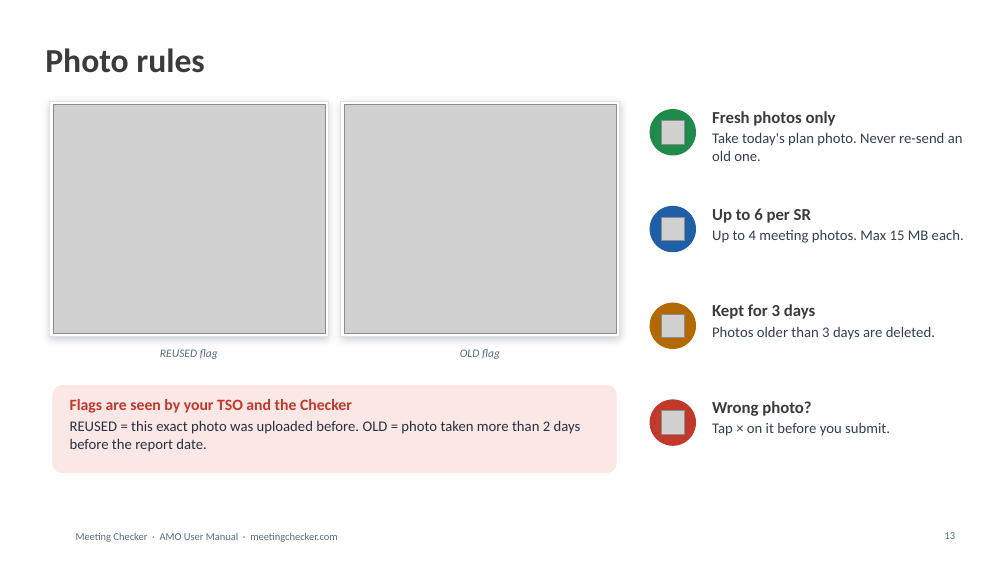
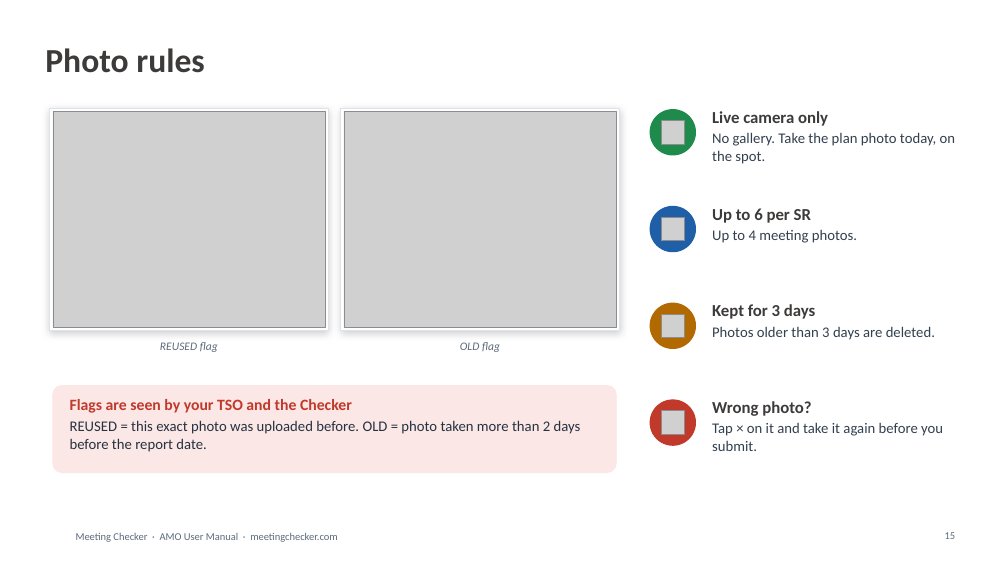
Before and after one commit to asefameerador96-ctrl/Meeting-Checker, a slide deck: slide 15 of docs/user-manuals/Meeting_Checker_AMO_User_Manual.pptx (slide 13 before the commit). Drawn at 1008x567 pixels with LibreOffice and Linux fonts; fonts in the diff are those of the drawing; grey boxes stand for pictures; background and template pictures are left out. Boxes give left, top, right and bottom in pixels: in the first picture for what was removed or moved away, otherwise in the second. Text is boxed around its words. In the diff, an @@ line names an element or a change of style, - is before the commit and + after.

```diff
--- a/docs/user-manuals/Meeting_Checker_AMO_User_Manual.pptx
+++ b/docs/user-manuals/Meeting_Checker_AMO_User_Manual.pptx
@@ rectangle: place and size @@
-rectangle at [50,102,328,337]
+rectangle at [50,108,328,330]
@@ picture: place and size @@
-picture at [53,105,325,334]
+picture at [53,111,325,327]
@@ rectangle: place and size @@
-rectangle at [341,102,619,337]
+rectangle at [341,108,619,330]
@@ picture: place and size @@
-picture at [344,105,616,334]
+picture at [344,111,616,327]
@@ text at [712,111,955,164]: text changed @@
-Fresh photos only
-Take today's plan photo. Never re-send an old one.
+Live camera only
+No gallery. Take the plan photo today, on the spot.
@@ text at [712,230,857,243]: text changed @@
-Up to 4 meeting photos. Max 15 MB each.
+Up to 4 meeting photos.
@@ text "REUSED flag": place and size @@
-text "REUSED flag" at [160,349,218,359]
+text "REUSED flag" at [160,342,218,352]
@@ text "OLD flag": place and size @@
-text "OLD flag" at [460,349,500,359]
+text "OLD flag" at [460,342,500,352]
@@ text at [712,422,943,451]: text changed @@
-Tap × on it before you submit.
+Tap × on it and take it again before you submit.
```
Also in this commit, not shown: 10 other slides changed, 4 slides added, 2 slides removed, 24 other files.
